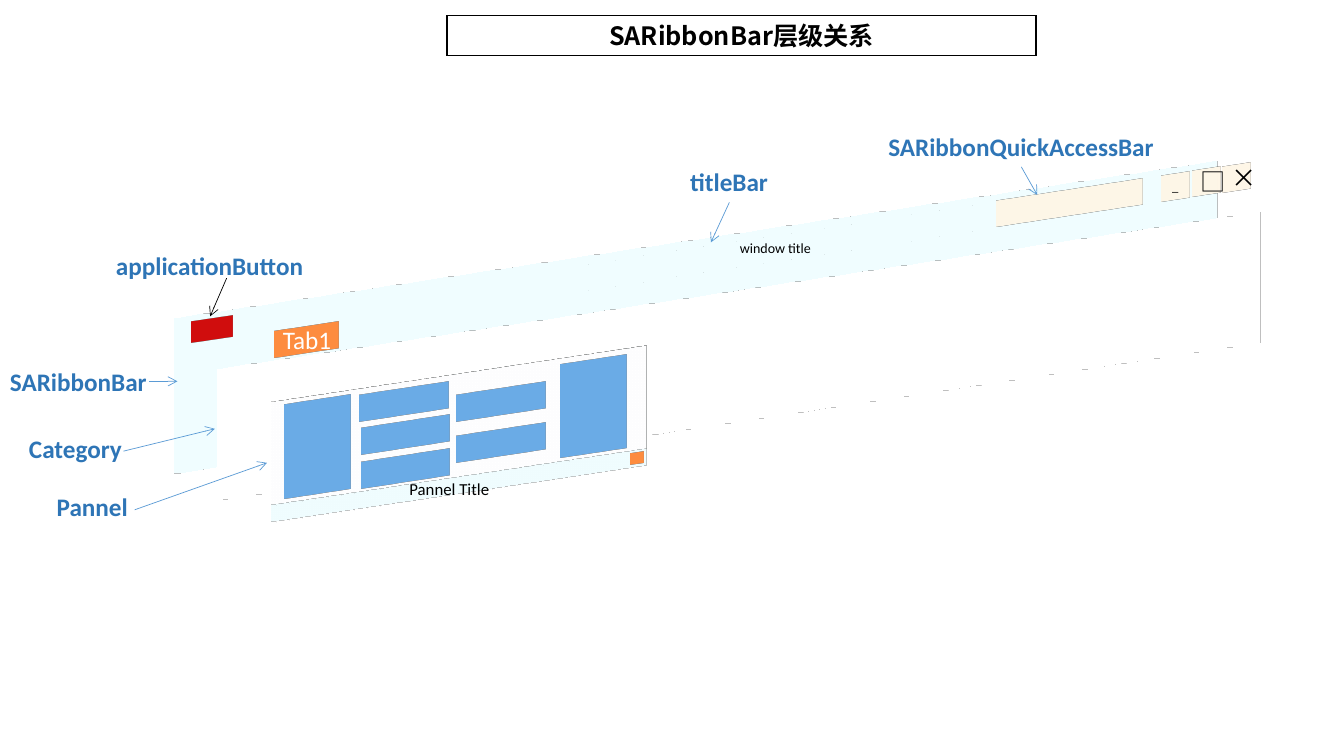
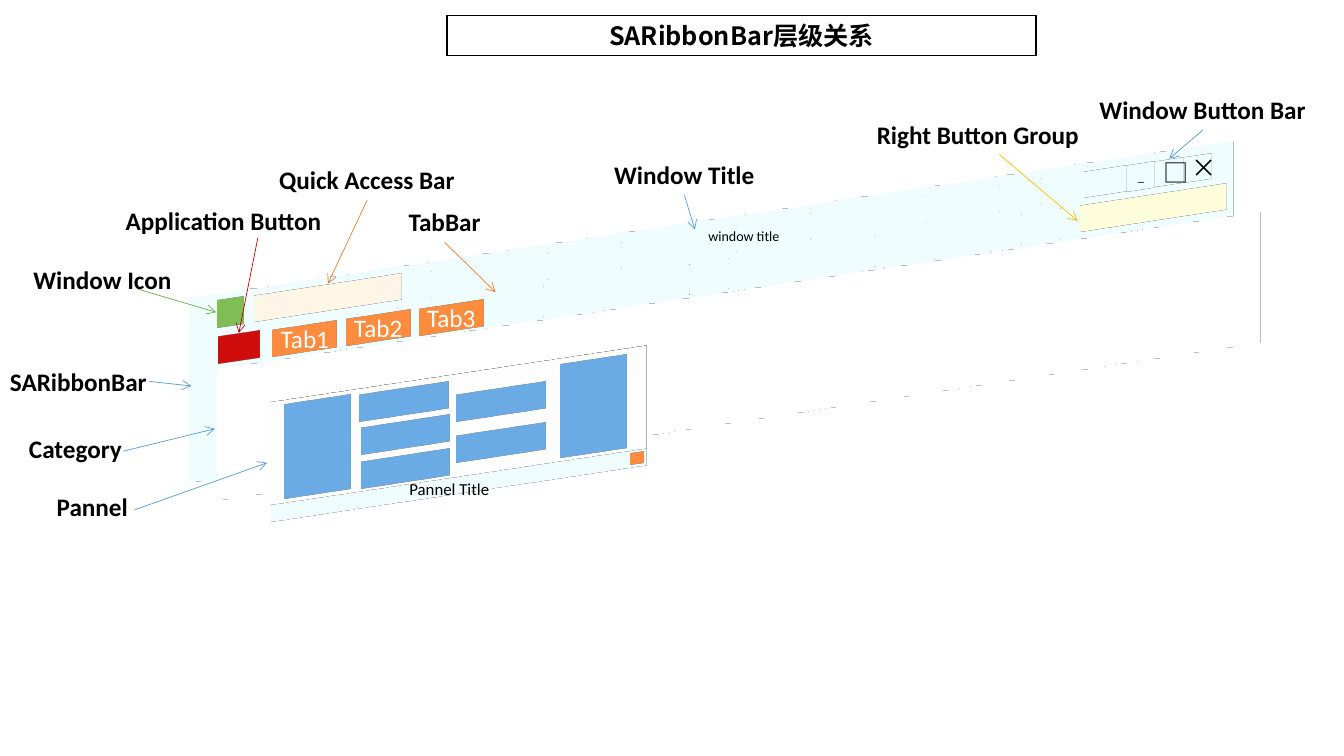
Before and after one commit to czyt1988/SARibbon, a slide deck: slide 6 of doc/SARibbonBar.pptx. Drawn at 1344x756 pixels with LibreOffice and Linux fonts; fonts in the diff are those of the drawing. Boxes give left, top, right and bottom in pixels: in the first picture for what was removed or moved away, otherwise in the second. Text is boxed around its words. In the diff, an @@ line names an element or a change of style, - is before the commit and + after.

```diff
--- a/doc/SARibbonBar.pptx
+++ b/doc/SARibbonBar.pptx
@@ text added at bbox=[1099, 101, 1305, 120], 18 pt, text #000000, bold @@
+Window Button Bar
@@ text added at bbox=[877, 126, 1078, 149], 18 pt, text #000000, bold @@
+Right Button Group
@@ text removed at bbox=[888, 138, 1153, 159] @@
-SARibbonQuickAccessBar
@@ arrow moved from (1021, 167) - (1037, 195) to (1203, 130) - (1170, 158) @@
@@ text added at bbox=[279, 171, 454, 193], 18 pt, text #000000, bold @@
+Quick Access Bar
@@ text at bbox=[614, 166, 754, 185]: text changed; text colour #2E75B6 to #000000 @@
-titleBar
+Window Title
@@ arrow added from (999, 154) to (1078, 221), #FFC000 0.5 pt @@
@@ rectangle added at bbox=[1083, 168, 1130, 196], fill #DEEBF7, outline #5B9BD5 1 pt @@
@@ rectangle "_": place and size @@
-rectangle "_" at bbox=[1159, 173, 1191, 201]
+rectangle "_" at bbox=[1125, 163, 1156, 191]
@@ rectangle "□": place and size @@
-rectangle "□" at bbox=[1191, 168, 1222, 196]
+rectangle "□" at bbox=[1154, 159, 1186, 187]
@@ fill #FBE5D6 to #DEEBF7; outline #ED7D31 1 pt to #5B9BD5 1 pt in 3 elements at bbox=[1125, 163, 1156, 191], bbox=[1154, 159, 1186, 187], bbox=[1182, 154, 1213, 181] @@
@@ rectangle "×": place and size @@
-rectangle "×" at bbox=[1222, 164, 1253, 192]
+rectangle "×" at bbox=[1182, 154, 1213, 181]
@@ arrow added from (367, 201) to (328, 284), #ED7D31 0.5 pt @@
@@ arrow moved from (730, 203) - (711, 242) to (685, 195) - (695, 230) @@
@@ rectangle added at bbox=[1072, 195, 1235, 222], fill #FFF2CC, outline #FFC000 1 pt @@
@@ text at bbox=[126, 212, 321, 234]: text changed; text colour #2E75B6 to #000000 @@
-applicationButton
+Application Button
@@ rectangle: place and size @@
-rectangle at bbox=[116, 235, 1277, 399]
+rectangle at bbox=[131, 214, 1293, 407]
@@ arrow moved from (227, 278) - (210, 317) to (258, 238) - (239, 333) @@
@@ arrow (258, 238) - (239, 333): stroke #000000 0.5 pt to #C00000 0.5 pt @@
@@ rectangle "window title": place and size @@
-rectangle "window title" at bbox=[546, 235, 1005, 262]
+rectangle "window title" at bbox=[374, 223, 1115, 250]
@@ text added at bbox=[409, 213, 481, 231], 18 pt, text #000000, bold @@
+TabBar
@@ rectangle added at bbox=[220, 267, 1116, 298], outline #ED7D31 1 pt dashed @@
@@ arrow added from (445, 242) to (496, 292), #ED7D31 0.5 pt @@
@@ text added at bbox=[33, 271, 171, 295], 18 pt, text #000000, bold @@
+Window Icon
@@ arrow added from (138, 289) to (216, 313), #70AD47 0.5 pt @@
@@ rectangle added at bbox=[216, 298, 245, 327], fill #70AD47, outline #70AD47 1 pt @@
@@ rectangle: place and size @@
-rectangle at bbox=[988, 189, 1151, 216]
+rectangle at bbox=[247, 284, 410, 312]
@@ rectangle added at bbox=[343, 314, 414, 342], fill #ED7D31, outline #ED7D31 1 pt, 18 pt, text #FFFFFF @@
+Tab2
@@ rectangle added at bbox=[415, 303, 487, 332], fill #ED7D31, outline #ED7D31 1 pt, 18 pt, text #FFFFFF @@
+Tab3
@@ rectangle: place and size @@
-rectangle at bbox=[190, 318, 235, 341]
+rectangle at bbox=[216, 333, 261, 361]
@@ text colour #2E75B6 to #000000 in 3 elements at bbox=[29, 441, 122, 463], bbox=[57, 498, 128, 517], bbox=[10, 373, 147, 391] @@
@@ arrow moved from (149, 381) - (177, 381) to (149, 381) - (192, 386) @@
```
Also in this commit, not shown: 1 slide added, 27 other files.
